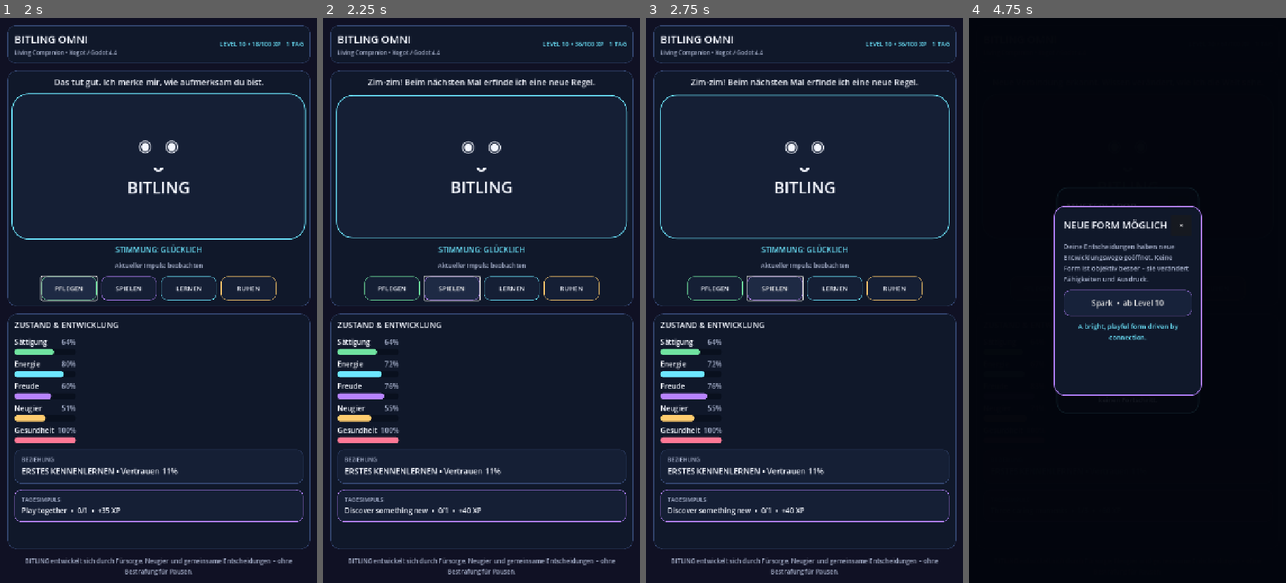
Above: before the commit, frames 1-4 (left to right).
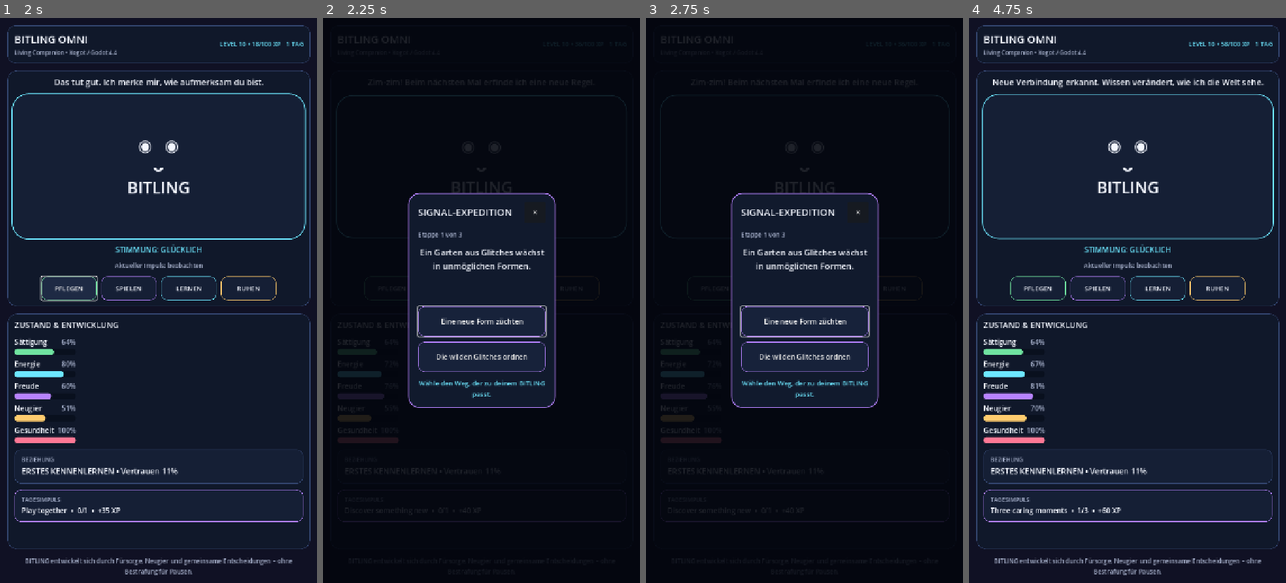
Above: after the commit, the same moments.

Repository: Cyberpunk2088/Bitling
Game: Godot game, scene res://main.tscn
The game is run twice, just before and just after one commit, with the same random seed, the same clock (stepped at 60 frames per second) and the same inputs.
Inputs (mouse positions are in pixels of both pictures, inside the frame that each line leads up to):
- Up to frame 1 (2 s): click "◉ ◉ ᴗ BITLING" at 0.5 s; click "PFLEGEN" at 1.25 s
- Up to frame 2 (2.25 s): click "SPIELEN" at 2 s
- Up to frame 3 (2.75 s): no input
- Up to frame 4 (4.75 s): click (1181, 210) at 2.75 s, where only the run after the commit has a clickable "×"; click "LERNEN" at 3.5 s; click "×" at 4.25 s

Frame 1 is identical in both runs. In frame 2, 73% of the frame differs, in the area x 2-98%, y 1-99%; in frame 3, 73%; in frame 4, 75%.

Commit message:
Register vitality and exploration gameplay services

Diff:
--- a/project.godot
+++ b/project.godot
@@ -15,8 +15,11 @@
 WellbeingGuard="*res://scripts/core/wellbeing_guard.gd"
 AdaptiveLearning="*res://scripts/core/adaptive_learning.gd"
 EvolutionService="*res://scripts/core/evolution_service.gd"
+VitalityService="*res://scripts/core/vitality_service.gd"
+ExplorationService="*res://scripts/core/exploration_service.gd"
 GameState="*res://scripts/core/game_state.gd"
 LearningOverlay="*res://scripts/ui/learning_overlay.gd"
+ExplorationOverlay="*res://scripts/ui/exploration_overlay.gd"
 EvolutionOverlay="*res://scripts/ui/evolution_overlay.gd"
 
 [display]
